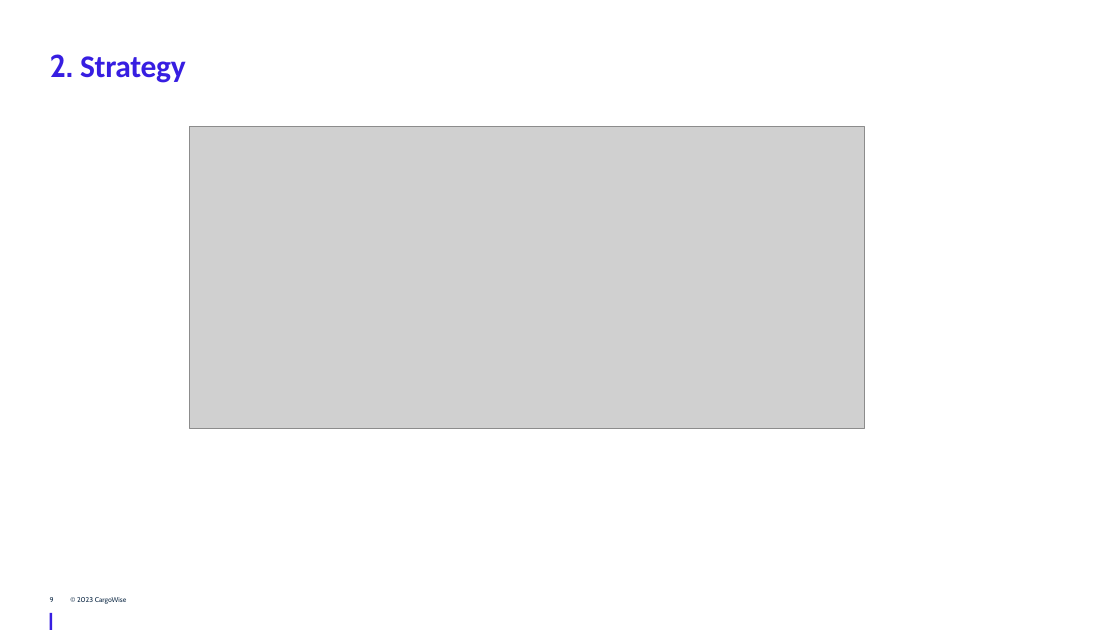
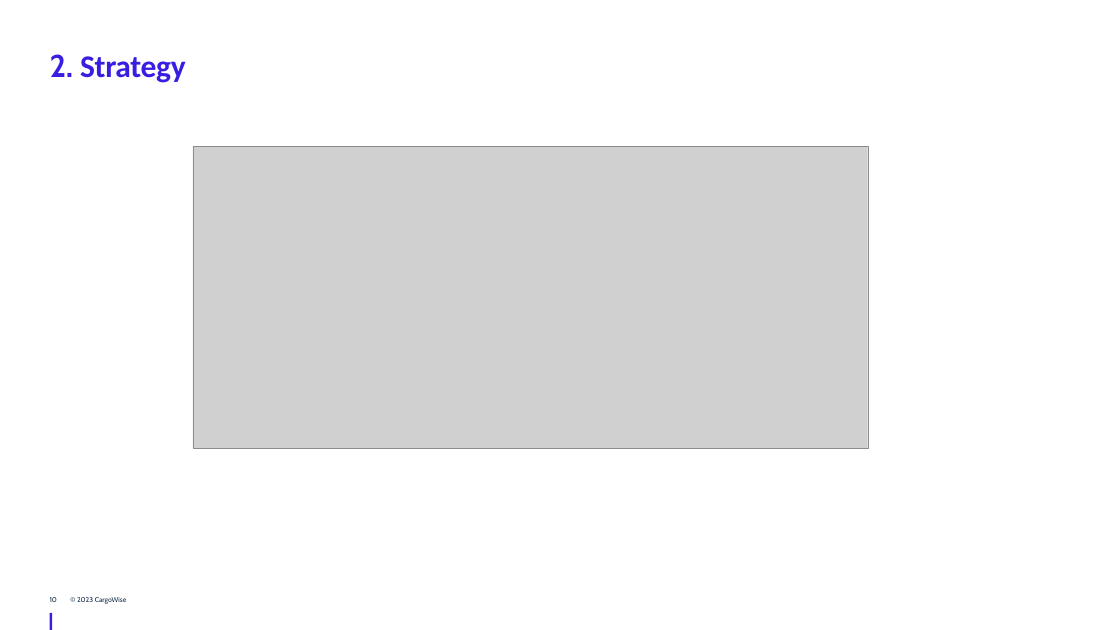
Before and after one commit to JingwenLi/DesignPatterns, a slide deck: slide 10 of DesignPatterns/Behavioral Design Patterns/Behavioral Design Patterns - WTG.pptx (slide 9 before the commit). Drawn at 1120x630 pixels with LibreOffice and Linux fonts; fonts in the diff are those of the drawing; grey boxes stand for pictures; background and template pictures are left out. Boxes give left, top, right and bottom in pixels: in the first picture for what was removed or moved away, otherwise in the second. Text is boxed around its words. In the diff, an @@ line names an element or a change of style, - is before the commit and + after.

```diff
--- a/DesignPatterns/Behavioral Design Patterns/Behavioral Design Patterns - WTG.pptx
+++ b/DesignPatterns/Behavioral Design Patterns/Behavioral Design Patterns - WTG.pptx
@@ picture: place and size @@
-picture at (189,126,864,428)
+picture at (193,146,868,448)
@@ page number at (50,597,57,602): text changed @@
-9
+10
```
Also in this commit, not shown: 9 other slides changed, 3 slides added, 2 other files.
